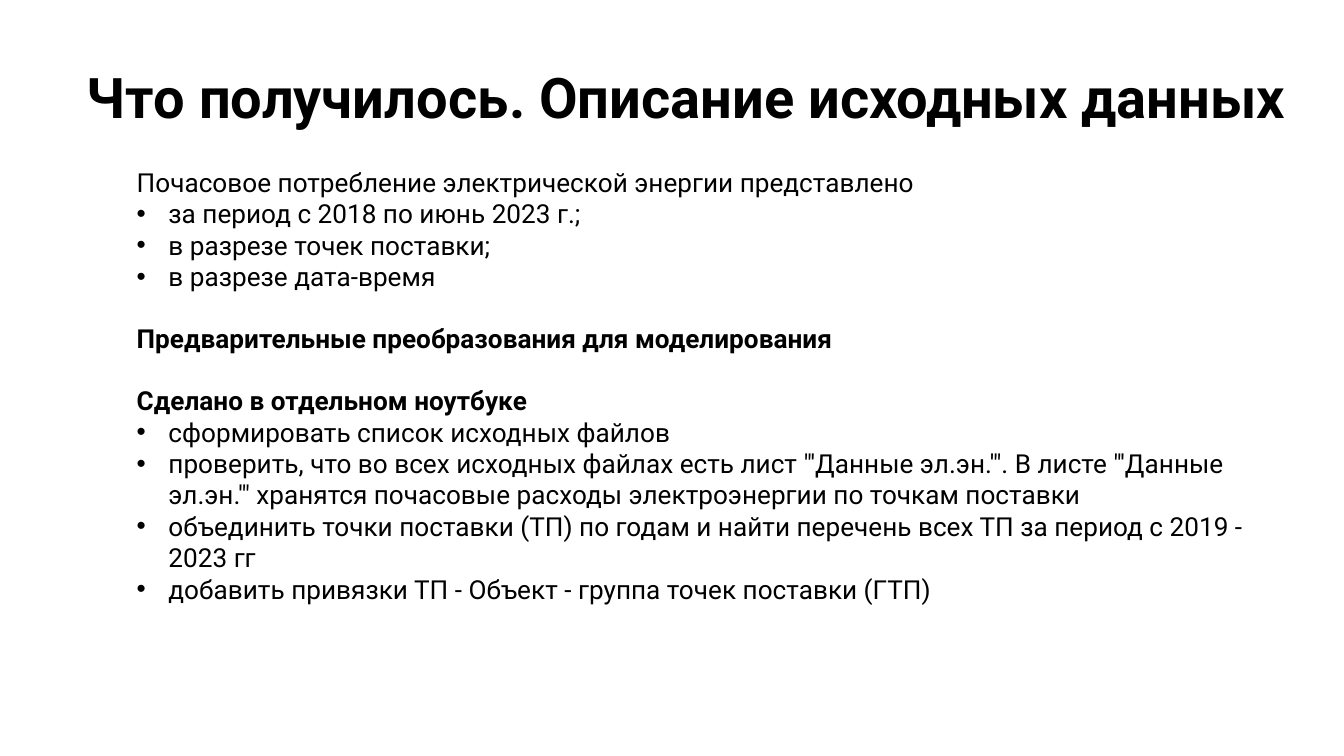
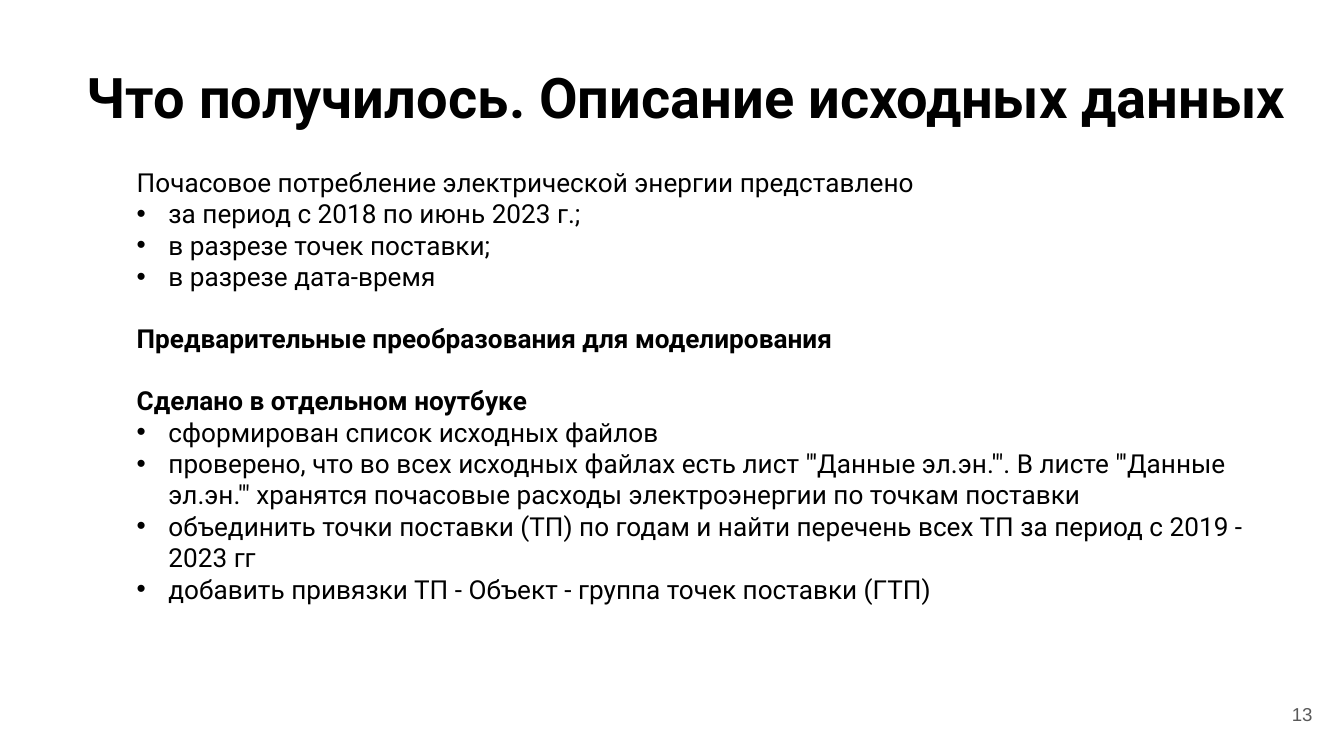
Before and after one commit to smddyakonov/otus_ds_dyakonov, a slide deck: slide 13 of hw-19/Презентация.pptx (slide 9 before the commit). Drawn at 1344x756 pixels with LibreOffice and Linux fonts; fonts in the diff are those of the drawing; background and template pictures are left out. Boxes give left, top, right and bottom in pixels: in the first picture for what was removed or moved away, otherwise in the second. Text is boxed around its words. In the diff, an @@ line names an element or a change of style, - is before the commit and + after.

```diff
--- a/hw-19/Презентация.pptx
+++ b/hw-19/Презентация.pptx
@@ text at box(168, 422, 1225, 510): text changed @@
-• сформировать список исходных файлов
-• проверить, что во всех исходных файлах есть лист "'Данные эл.эн.'". В листе "'Данные эл.эн.'" хранятся почасовые расходы электроэнергии по точкам поставки
+• сформирован список исходных файлов
+• проверено, что во всех исходных файлах есть лист "'Данные эл.эн.'". В листе "'Данные эл.эн.'" хранятся почасовые расходы электроэнергии по точкам поставки
@@ page number added at box(1292, 708, 1313, 721), 10 pt, text #595959 @@
+13
```
Also in this commit, not shown: 16 other slides changed, 7 slides added, 2 other files.
